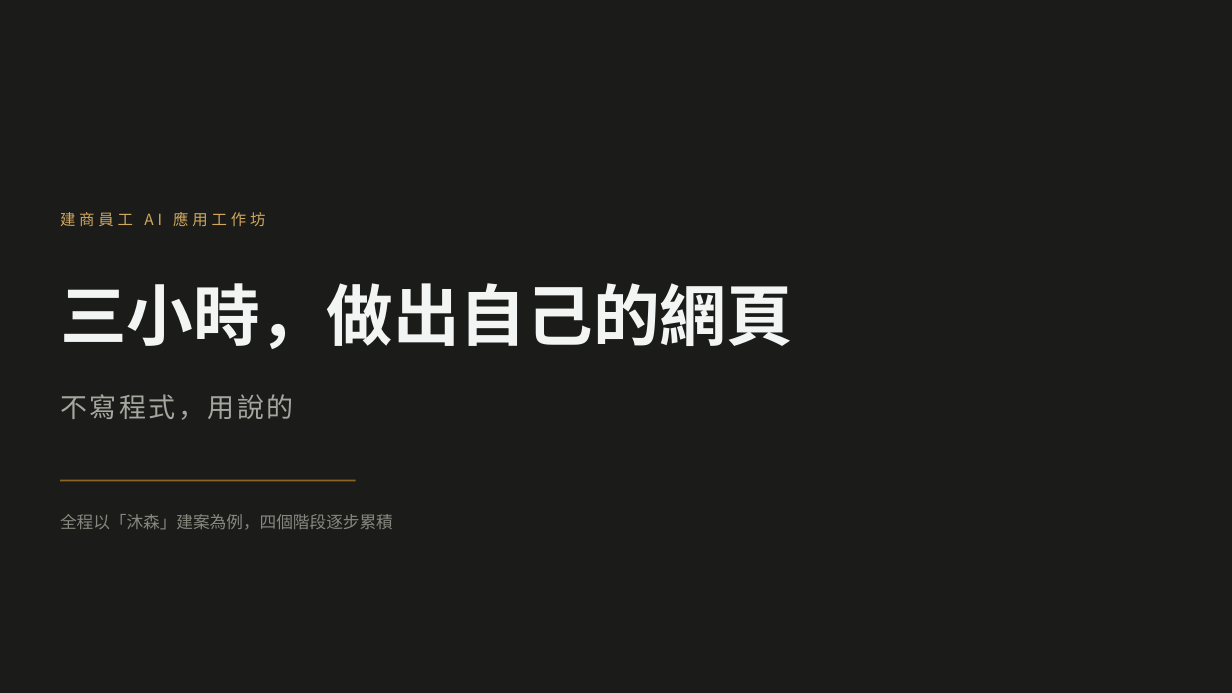
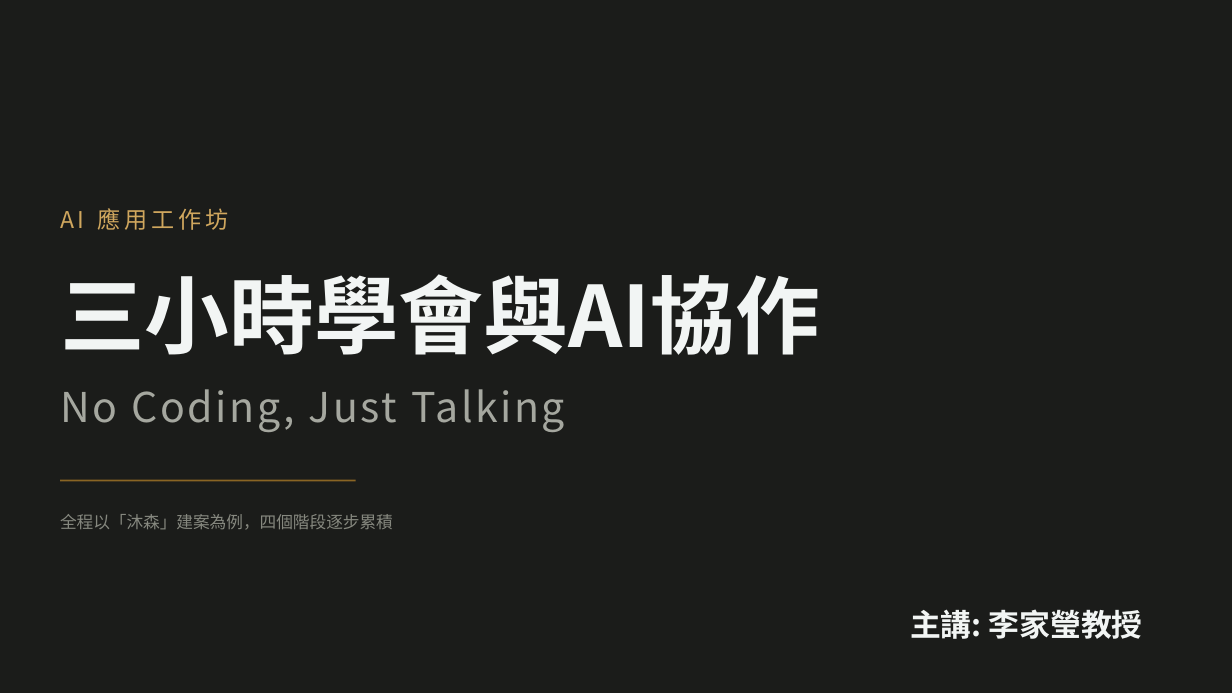
Before and after one commit to b39070566/architectureAiClass, a slide deck: slide 1 of slides/vibe-coding-workshop.pptx. Drawn at 1232x693 pixels with LibreOffice and Linux fonts; fonts in the diff are those of the drawing. Boxes give left, top, right and bottom in pixels: in the first picture for what was removed or moved away, otherwise in the second. Text is boxed around its words. In the diff, an @@ line names an element or a change of style, - is before the commit and + after.

```diff
--- a/slides/vibe-coding-workshop.pptx
+++ b/slides/vibe-coding-workshop.pptx
@@ text at [60,208,229,230]: text changed; size 12 to 18 pt @@
-建商員工 AI 應用工作坊
+AI 應用工作坊
@@ text at [60,274,820,355]: text changed; size 52 to 66 pt @@
-三小時，做出自己的網頁
+三小時學會與AI協作
@@ text at [60,389,565,432]: text changed; size 21 to 32 pt @@
-不寫程式，用說的
+No Coding, Just Talking
@@ text added at [910,609,1143,639], 24 pt, text #F2F5F4, bold @@
+主講: 李家瑩教授
```
Also in this commit, not shown: 17 other slides changed, 3 slides added, 2 slides removed, 6 other files.
